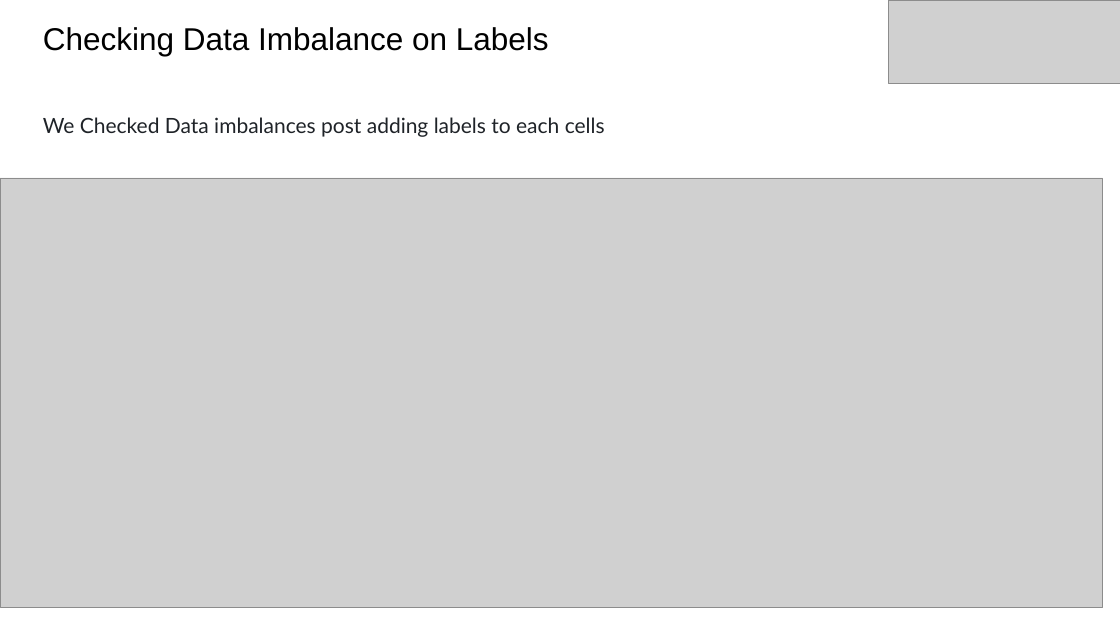
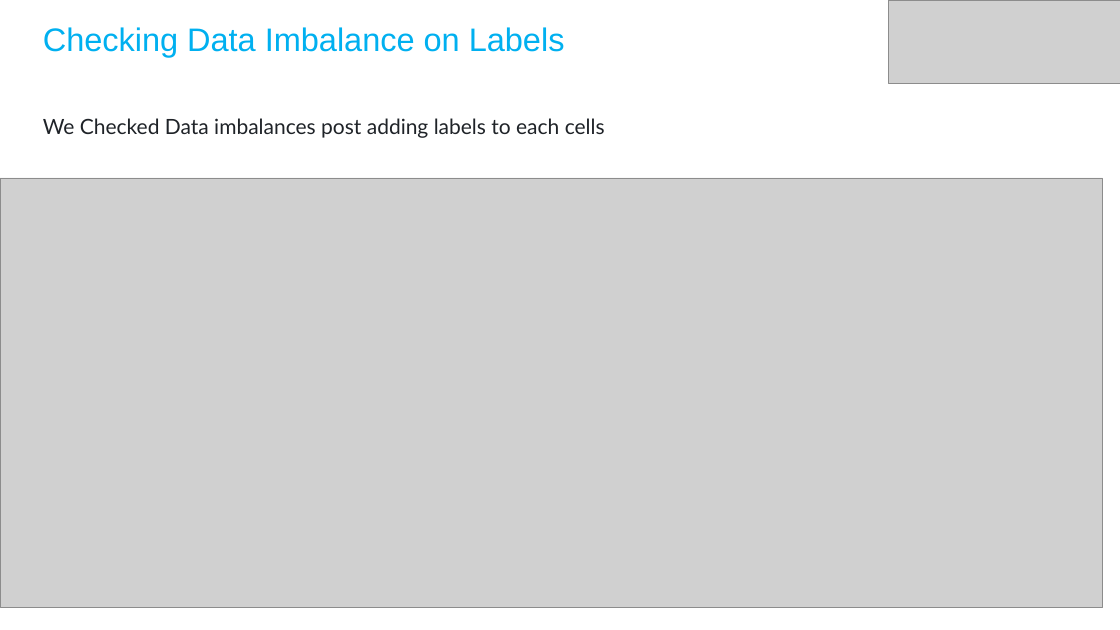
Before and after one commit to mepravintp/PG-IITB, a slide deck: slide 6 of cricket_object_detection/Group27-PMLProject.pptx. Drawn at 1120x630 pixels with LibreOffice and Linux fonts; fonts in the diff are those of the drawing; grey boxes stand for pictures. Boxes give left, top, right and bottom in pixels: in the first picture for what was removed or moved away, otherwise in the second. Text is boxed around its words. In the diff, an @@ line names an element or a change of style, - is before the commit and + after.

Commit message:
final ppt update

```diff
--- a/cricket_object_detection/Group27-PMLProject.pptx
+++ b/cricket_object_detection/Group27-PMLProject.pptx
@@ title "Checking Data Imbalance on Labels ..." at (x1=43, y1=27, x2=605, y2=138): size 27 to 27.9 pt, text colour #000000 to #00B0F0 in "Checking Data Imbalance on Labels" @@
```
Also in this commit, not shown: 1 other slide changed, 4 other files.
